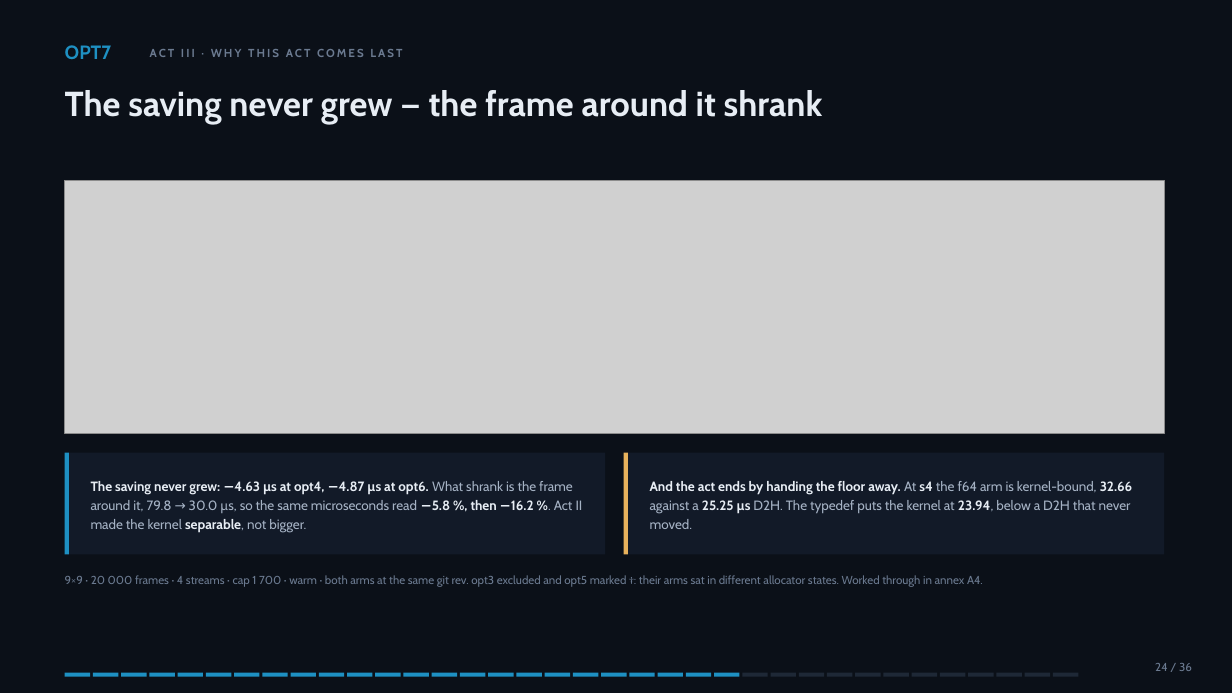
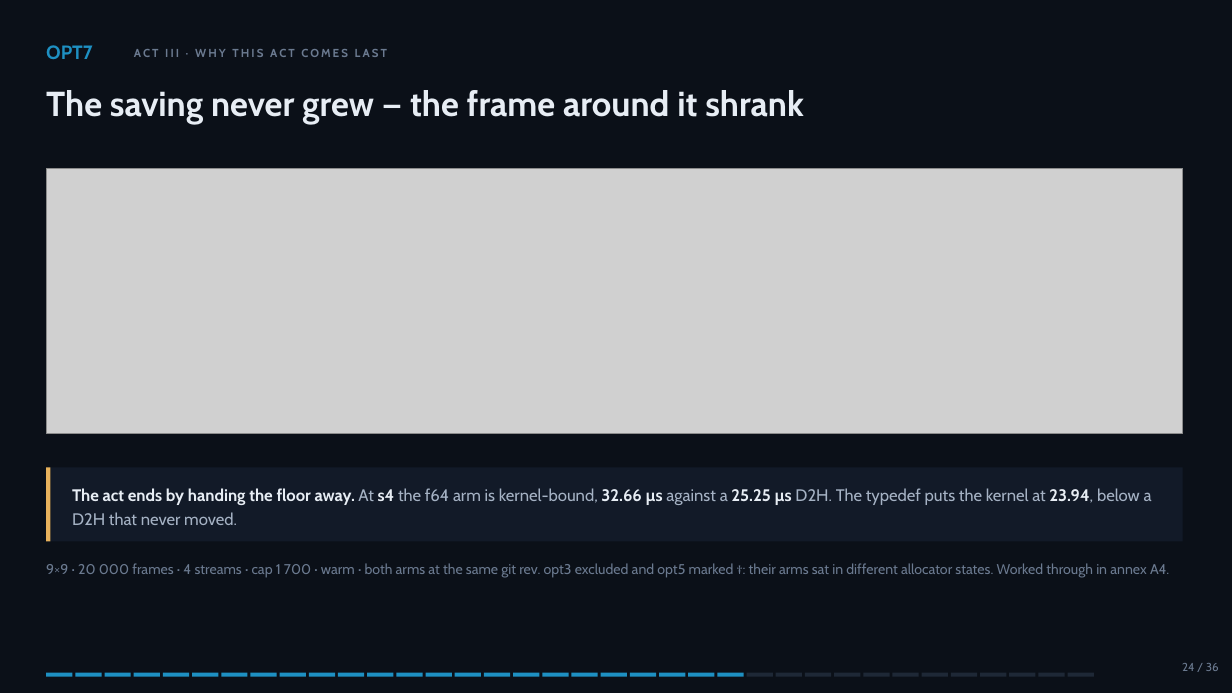
Before and after one commit to slsdetectorgroup/aare, a slide deck: slide 28 of docs/cf_cuda_performance.pptx. Drawn at 1232x693 pixels with LibreOffice and Linux fonts; fonts in the diff are those of the drawing; grey boxes stand for pictures. Boxes give left, top, right and bottom in pixels: in the first picture for what was removed or moved away, otherwise in the second. Text is boxed around its words. In the diff, an @@ line names an element or a change of style, - is before the commit and + after.

```diff
--- a/docs/cf_cuda_performance.pptx
+++ b/docs/cf_cuda_performance.pptx
@@ text "OPT7": place and size @@
-text "OPT7" at (65, 45, 112, 59)
+text "OPT7" at (46, 45, 93, 59)
@@ text "ACT III · WHY THIS ...": place and size @@
-text "ACT III · WHY THIS ..." at (150, 49, 402, 57)
+text "ACT III · WHY THIS ..." at (134, 49, 387, 57)
@@ text "The saving never grew — ...": place and size @@
-text "The saving never grew — ..." at (65, 90, 823, 124)
+text "The saving never grew — ..." at (46, 90, 804, 124)
@@ picture: place and size @@
-picture at (65, 180, 1165, 433)
+picture at (46, 168, 1183, 433)
@@ rectangle: place and size @@
-rectangle at (65, 453, 68, 555)
+rectangle at (46, 468, 50, 542)
@@ rectangle at (46, 468, 50, 542): fill #1E90C2 to #E8B25C @@
@@ rectangle: place and size @@
-rectangle at (68, 453, 604, 555)
+rectangle at (51, 468, 1184, 542)
@@ rectangle removed at (624, 453, 628, 555) @@
@@ rectangle removed at (628, 453, 1164, 555) @@
@@ text at (72, 488, 1152, 525): text changed; size 10.5 to 13 pt @@
-And the act ends by handing the floor away. At s4 the f64 arm is kernel-bound, 32.66 against a 25.25 µs D2H. The typedef puts the kernel at 23.94, below a D2H that never moved.
+The act ends by handing the floor away. At s4 the f64 arm is kernel-bound, 32.66 µs against a 25.25 µs D2H. The typedef puts the kernel at 23.94, below a D2H that never moved.
@@ text removed at (91, 481, 583, 533) @@
-The saving never grew: −4.63 µs at opt4, −4.87 µs at opt6. What shrank is the frame around it, 79.8 → 30.0 µs, so the same microseconds read −5.8 %, then −16.2 %. Act II made the kernel separable, not bigger.
@@ text "9×9 · 20 000 frames ...": place and size @@
-text "9×9 · 20 000 frames ..." at (65, 575, 983, 587)
+text "9×9 · 20 000 frames ..." at (46, 563, 1169, 578)
@@ text "9×9 · 20 000 frames ..." at (46, 563, 1169, 578): size 9 to 11 pt @@
@@ rectangle: place and size @@
-rectangle at (65, 673, 91, 677)
+rectangle at (46, 673, 72, 677)
@@ 6 rectangles: place and size @@
-6 rectangles at (93, 673, 260, 677)
+6 rectangles at (76, 673, 247, 677)
@@ 6 rectangles: place and size @@
-6 rectangles at (262, 673, 430, 677)
+6 rectangles at (250, 673, 422, 677)
@@ 4 rectangles: place and size @@
-4 rectangles at (432, 673, 543, 677)
+4 rectangles at (426, 673, 539, 677)
@@ 4 rectangles: place and size @@
-4 rectangles at (742, 673, 882, 677)
+4 rectangles at (747, 673, 889, 677)
@@ 5 rectangles: place and size @@
-5 rectangles at (827, 673, 994, 677)
+5 rectangles at (835, 673, 1006, 677)
@@ 3 rectangles: place and size @@
-3 rectangles at (996, 673, 1079, 677)
+3 rectangles at (1009, 673, 1093, 677)
@@ text "24 / 36": place and size @@
-text "24 / 36" at (1155, 663, 1192, 671)
+text "24 / 36" at (1182, 663, 1219, 671)
```
Also in this commit, not shown: 54 other slides changed, 34 other files.
